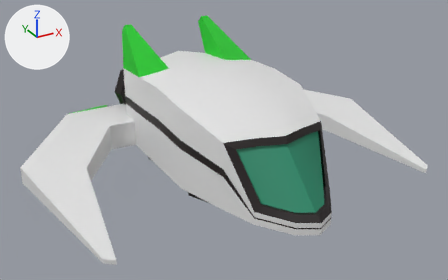
A saved change to the FBX model Project-Hackagame/Assets/Art/Models/Nave.fbx.
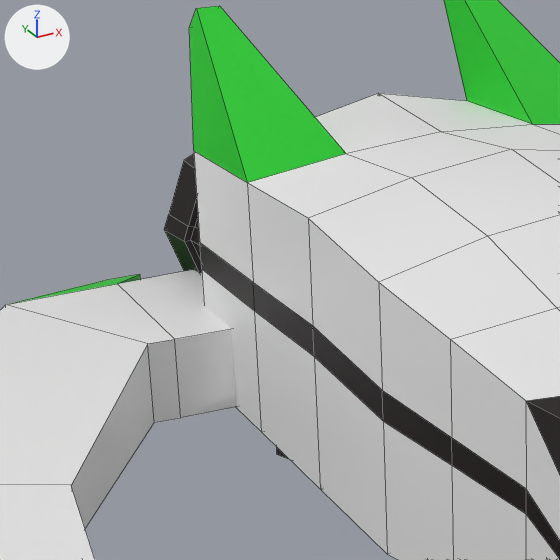
Each version appears first whole from a 50 mm lens placed at (-12.96, -21.91, 12.08), pointed at (-0.08, 1.5, 0.37), and next in a close-up on the part from 15% to 52% of the width and 8% to 68% of the height. Arrows for +X, +Y and +Z are at upper left; the lights stay in place. The close-ups show mesh edges as thin lines. Where no turn or scale is listed for an object, it has been applied to the vertices.

Objects in the first close-up: 'Cube.001', 'Nave'.
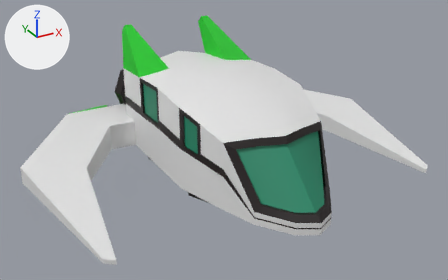
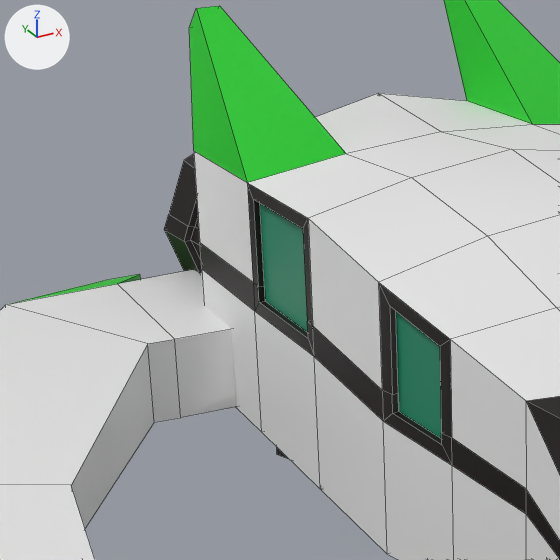
Where the newer file only moved an object's origin or applied its transform, the numbers keep the older frame.

Edits to the bpy script that builds the scene:
```text
Add mat_white:
    mat_white = principled_material('White')
    mat_white.base_color = (0.322, 0.322, 0.322)  # grey #9a9a9a
Change me_cube_002:
    used by ob_nave; location = (0.0, 0.0, 0.0)
    remove me_cube_002.from_pydata(...)  # 608 vertices, 602 faces; spans x -3.04..3.04, y -5.95..8.45, z -1.15..4.77
    add me_cube_002.from_pydata(...)  # 644 vertices, 632 faces; spans x -3.04..3.04, y -5.95..8.45, z -1.15..4.77
    me_cube_002 part 1: 12 vertices added at x -3.04..-2.94, y 2.35..4.11, z 1.38..3.02
    me_cube_002 part 2: 12 vertices added at x -2.99..-2.66, y -1.1..-0.19, z 1.22..2.79
    add me_cube_002.materials.append(mat_white)  # grey #9a9a9a
Add me_cube_019:
    me_cube_019.from_pydata([(-2.94, 2.35, 1.45), (-2.94, 4.11, 1.38), (-2.94, 4.11, 2.92), (-2.94, 2.35, 3.02)], [], [(2, 1, 0, 3)])
    me_cube_019.materials.append(mat_ventana)  # green #218968
Add me_cube_018:
    me_cube_018.from_pydata([(-2.9, -0.19, 1.34), (-2.66, -1.08, 1.22), (-2.9, -0.19, 2.79), (-2.66, -1.08, 2.53)], [], [(1, 3, 2, 0)])
    me_cube_018.materials.append(mat_ventana)  # green #218968
Add ob_naveventana_005:
    ob_naveventana_005 = bpy.data.objects.new('NaveVentana.005', me_cube_019)
    ob_naveventana_005.location = (0.0, 0.0, 0.0)
Add ob_naveventana_004:
    ob_naveventana_004 = bpy.data.objects.new('NaveVentana.004', me_cube_018)
    ob_naveventana_004.location = (0.0, 0.0, 0.0)
```

What differs and where, as boxes [x1, y1, x2, y2] in the close-ups (560 x 560 px):
'NaveVentana.005', added (green)
    after: [260, 203, 308, 333]
'NaveVentana.004', added (green)
    after: [396, 311, 441, 438]
part 1 of me_cube_002, added
    after: [247, 183, 314, 356]
part 2 of me_cube_002, added
    after: [379, 283, 452, 465]
